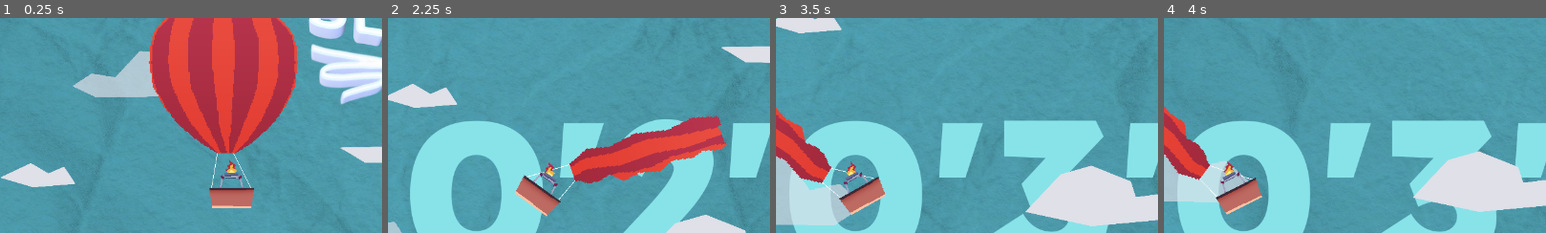
Above: before the commit, frames 1-4 (left to right).
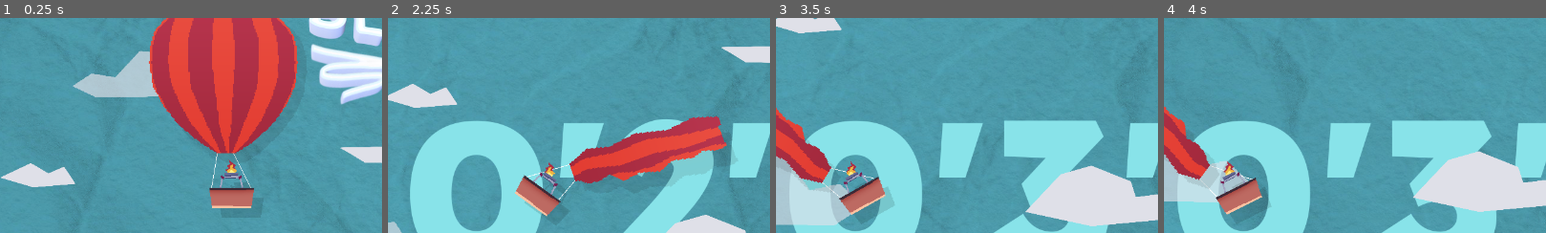
Above: after the commit, the same moments.

Repository: Fabianofski/minijam-191
Game: Godot game, scene res://scenes/game/game.tscn
The game is run twice, just before and just after one commit, with the same random seed, the same clock (stepped at 60 frames per second) and the same inputs.
Inputs (mouse positions are % of the whole screen's width and height, from its top left):
- Up to frame 1 (0.25 s): no input
- Up to frame 2 (2.25 s): click "Play" at 0.5 s; move the mouse to (72, 45) at 1.27 s; hold Space (blow) 1.28-2.03 s; move the mouse to (30, 55) at 2.02 s; tap Space (blow) at 2.1 s
- Up to frame 3 (3.5 s): move the mouse to (60, 28) at 2.77 s; hold Space (blow) from 2.78 s (still down)
- Up to frame 4 (4 s): move the mouse to (45, 70) at 3.52 s; release Space (blow) at 3.53 s; tap Space (blow) at 3.6 s
The pictures show only the part of the screen within x 20-70%, y 10-60%; the shares and areas given below are measured in that part.

The runs differ from the first frame. In frame 1, less than 0.1% of the frame differs, in the area x 65-66%, y 77-79%; in frame 2, less than 0.1%; in frame 3, 0.3%, in the area x 12-31%, y 69-92%; in frame 4, less than 0.1%.

Commit message:
add: Shadow to balloon

Diff:
--- a/scenes/game/air_balloon/air_balloon.gd
+++ b/scenes/game/air_balloon/air_balloon.gd
@@ -12,6 +12,10 @@
 @onready var fire: Node2D = $basket/fire
 @export var popped_tex: Texture
 @onready var pop_sound: AudioStreamPlayer2D = $Pop
+
+@onready var balloon_shadow_control: Node2D = $Shadow/balloon
+@onready var balloon_shadow_graphics: TextureRect = $Shadow/balloon/balloon_graphics
+@onready var basket_shadow: Node2D = $Shadow/basket
 
 @onready var line_l: Line2D = $LineL
 @onready var line_r: Line2D = $LineR
@@ -48,6 +52,9 @@
 	balloon_graphics.rotation_degrees = clamp(rot_deg, -110, 110)
 	basket_graphics.rotation_degrees = clamp(rot_deg / 2, -65, 65)
 	fire.rotation_degrees = basket_graphics.rotation_degrees * -1
+	# And now, for the shadow
+	basket_shadow.rotation_degrees = basket_graphics.rotation_degrees
+	balloon_shadow_control.rotation_degrees = balloon_graphics.rotation_degrees
 
 func set_visual_parameters():
 	var default_wind = 20.0 if GameManager.game_started else 5.0
@@ -60,6 +67,7 @@
 
 func pop_balloon():
 	balloon_shader.texture = popped_tex
+	balloon_shadow_graphics.texture = popped_tex
 	pop_sound.play()
 
 func fall_down():
--- a/scenes/game/air_balloon/air_balloon.tscn
+++ b/scenes/game/air_balloon/air_balloon.tscn
@@ -11,10 +11,11 @@
 radius = 36.0
 height = 72.0
 
-[sub_resource type="Shader" id="Shader_xj65t"]
+[sub_resource type="Shader" id="Shader_xe7hi"]
 code = "shader_type canvas_item;
 
 // With thanks to https://godotshaders.com/shader/2d-flag-wave-animetion-shader/
+uniform float darkness       = 1.0;
 
 uniform float amplitude       : hint_range(0.0, 20.0) = 5.0;   // Controls the height of the wave.
 uniform float frequency       : hint_range(-10.0, 10.0) = 3.0;  // Sets the number of waves (negative values flip the wave).
@@ -70,19 +71,20 @@
     }
 
     // Output the final color.
-    COLOR = tex_color;
+    COLOR = tex_color / darkness;
 }
 "
 
-[sub_resource type="ShaderMaterial" id="ShaderMaterial_xe7hi"]
-shader = SubResource("Shader_xj65t")
-shader_parameter/amplitude = 5.0
-shader_parameter/frequency = 5.0
-shader_parameter/speed = 5.0
+[sub_resource type="ShaderMaterial" id="ShaderMaterial_xwiuu"]
+shader = SubResource("Shader_xe7hi")
+shader_parameter/darkness = 10.0
+shader_parameter/amplitude = 2.0
+shader_parameter/frequency = 2.0
+shader_parameter/speed = 2.0
 shader_parameter/pole_side = 4
 shader_parameter/fixed_edge_range = 0.2
 
-[sub_resource type="Shader" id="Shader_o6u2h"]
+[sub_resource type="Shader" id="Shader_xj65t"]
 code = "shader_type canvas_item;
 
 // With thanks to https://godotshaders.com/shader/2d-flag-wave-animetion-shader/
@@ -145,8 +147,81 @@
 }
 "
 
+[sub_resource type="ShaderMaterial" id="ShaderMaterial_xe7hi"]
+shader = SubResource("Shader_xj65t")
+shader_parameter/amplitude = 5.0
+shader_parameter/frequency = 5.0
+shader_parameter/speed = 5.0
+shader_parameter/pole_side = 4
+shader_parameter/fixed_edge_range = 0.2
+
+[sub_resource type="Shader" id="Shader_o6u2h"]
+code = "shader_type canvas_item;
+
+// With thanks to https://godotshaders.com/shader/2d-flag-wave-animetion-shader/
+uniform float darkness       = 1.0;
+
+uniform float amplitude       : hint_range(0.0, 20.0) = 5.0;   // Controls the height of the wave.
+uniform float frequency       : hint_range(-10.0, 10.0) = 3.0;  // Sets the number of waves (negative values flip the wave).
+uniform float speed           : hint_range(0.0, 5.0) = 1.0;    // Adjusts how fast the wave moves.
+// 'pole_side' indicates where the flag is attached (the wave is reduced there):
+// 0 = Left, 1 = Right, 2 = Top, 3 = Bottom.
+uniform int pole_side         = 0;
+uniform float fixed_edge_range: hint_range(0.0, 1.0) = 0.2;    // Determines the area where the wave is damped.
+
+void fragment() {
+    vec2 distorted_uv = UV; // Start with the original UV coordinates.
+    float wave;             // Will hold the calculated wave offset.
+    float influence;        // Factor that reduces the wave effect near the pole.
+
+    // For top or bottom pole attachments, the wave moves vertically.
+    if (pole_side == 2 || pole_side == 3) {
+        // Use UV.x to drive the wave calculation and apply the offset along y.
+        wave = sin(UV.x * frequency + TIME * speed) * amplitude * 0.01;
+        if (pole_side == 2) {
+            // If the flag is attached at the top:
+            // Reduce the wave effect near the top edge (UV.y near 1).
+            influence = 1.0 - smoothstep(1.0 - fixed_edge_range, 1.0, UV.x);
+        } else {
+            // If the flag is attached at the bottom:
+            // Reduce the wave effect near the bottom edge (UV.y near 0).
+            influence = smoothstep(0.0, fixed_edge_range, UV.x);
+        }
+        // Apply the calculated vertical displacement.
+        distorted_uv.y += wave * influence;
+    } else {
+        // For left or right pole attachments, the wave moves horizontally.
+        // Use UV.y to drive the wave calculation and apply the offset along x.
+        wave = sin(UV.y * frequency + TIME * speed) * amplitude * 0.01;
+        if (pole_side == 0) {
+            // If the flag is attached on the left:
+            // Reduce the wave effect near the left edge (UV.x near 0).
+            influence = smoothstep(0.0, fixed_edge_range, UV.y);
+        } else {
+            // If the flag is attached on the right:
+            // Reduce the wave effect near the right edge (UV.x near 1).
+            influence = 1.0 - smoothstep(1.0 - fixed_edge_range, 1.0, UV.y);
+        }
+        // Apply the calculated horizontal displacement.
+        distorted_uv.x += wave * influence;
+    }
+
+    // Retrieve the texture color from the modified UV coordinates.
+    vec4 tex_color = texture(TEXTURE, distorted_uv);
+
+    // Discard pixels that are nearly transparent.
+    if (tex_color.a < 0.1) {
+        discard;
+    }
+
+    // Output the final color.
+    COLOR = tex_color / darkness;
+}
+"
+
 [sub_resource type="ShaderMaterial" id="ShaderMaterial_o6u2h"]
 shader = SubResource("Shader_o6u2h")
+shader_parameter/darkness = 1.0
 shader_parameter/amplitude = 2.0
 shader_parameter/frequency = 2.0
 shader_parameter/speed = 2.0
@@ -176,6 +251,31 @@
 position = Vector2(0, -50)
 points = PackedVector2Array(37, 50, 6, -9)
 width = 1.0
+
+[node name="Shadow" type="Node2D" parent="."]
+position = Vector2(16, 16)
+
+[node name="basket" type="Node2D" parent="Shadow"]
+modulate = Color(0, 0, 0, 0.12549)
+position = Vector2(0, -1)
+
+[node name="basket" type="Sprite2D" parent="Shadow/basket"]
+position = Vector2(0, -31)
+texture = ExtResource("2_xf1nk")
+
+[node name="balloon" type="Node2D" parent="Shadow"]
+modulate = Color(0, 0, 0, 0.12549)
+position = Vector2(0, -1)
+
+[node name="balloon_graphics" type="TextureRect" parent="Shadow/balloon"]
+material = SubResource("ShaderMaterial_xwiuu")
+offset_left = -147.0
+offset_top = -329.0
+offset_right = -7.0
+offset_bottom = -189.0
+scale = Vector2(2, 2)
+texture = ExtResource("4_4uhn6")
+metadata/_edit_use_anchors_ = true
 
 [node name="basket" type="Node2D" parent="."]
 position = Vector2(0, -1)
--- a/scenes/game/obstacles/plane/plane.tscn
+++ b/scenes/game/obstacles/plane/plane.tscn
@@ -14,6 +14,9 @@
 randomize_flip = true
 start_on_the_sides = true
 
+[node name="Shadow" parent="." index="0"]
+position = Vector2(16, 26)
+
 [node name="Shadow" parent="Shadow" index="0"]
 texture = ExtResource("2_pvhe3")
 
Not shown: 1 places in scenes/game/air_balloon/air_balloon.tscn that only renumber resources
